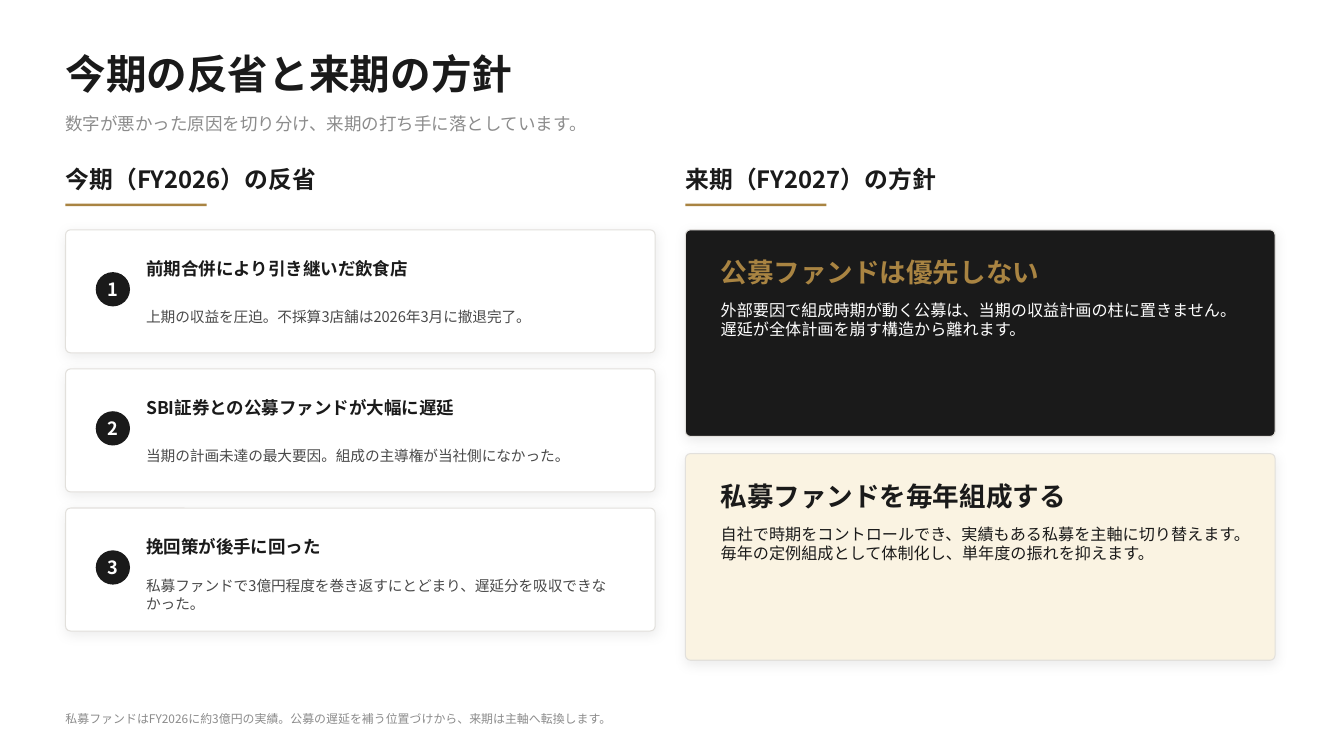
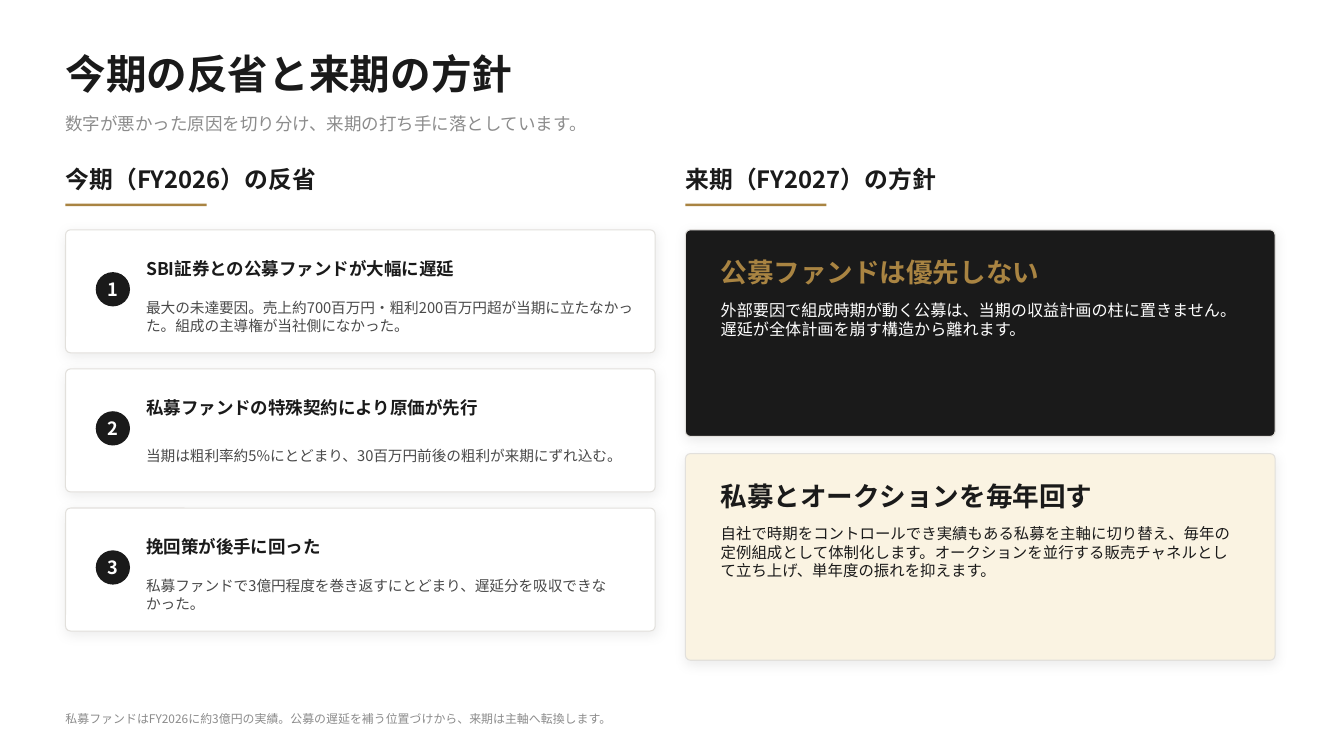
Before and after one commit to nakano-winebank/wine-auction, a slide deck: slide 4 of out/WineBank_FY2027_銀行提出.pptx. Drawn at 1344x756 pixels with LibreOffice and Linux fonts; fonts in the diff are those of the drawing. Boxes give left, top, right and bottom in pixels: in the first picture for what was removed or moved away, otherwise in the second. Text is boxed around its words. In the diff, an @@ line names an element or a change of style, - is before the commit and + after.

```diff
--- a/out/WineBank_FY2027_銀行提出.pptx
+++ b/out/WineBank_FY2027_銀行提出.pptx
@@ text at [146,260,454,277]: text changed @@
-前期合併により引き継いだ飲食店
+SBI証券との公募ファンドが大幅に遅延
@@ text at [146,300,633,332]: text changed @@
-上期の収益を圧迫。不採算3店舗は2026年3月に撤退完了。
+最大の未達要因。売上約700百万円・粗利200百万円超が当期に立たなかった。組成の主導権が当社側になかった。
@@ text at [146,399,478,416]: text changed @@
-SBI証券との公募ファンドが大幅に遅延
+私募ファンドの特殊契約により原価が先行
@@ text at [146,448,622,462]: text changed @@
-当期の計画未達の最大要因。組成の主導権が当社側になかった。
+当期は粗利率約5%にとどまり、30百万円前後の粗利が来期にずれ込む。
@@ text at [721,483,1092,509]: text changed @@
-私募ファンドを毎年組成する
+私募とオークションを毎年回す
@@ text at [721,526,1230,578]: text changed; size 11.5 to 11 pt @@
-自社で時期をコントロールでき、実績もある私募を主軸に切り替えます。毎年の定例組成として体制化し、単年度の振れを抑えます。
+自社で時期をコントロールでき実績もある私募を主軸に切り替え、毎年の定例組成として体制化します。オークションを並行する販売チャネルとして立ち上げ、単年度の振れを抑えます。
```
Also in this commit, not shown: 9 other slides changed, 2 slides added, 2 slides removed, 10 other files.
